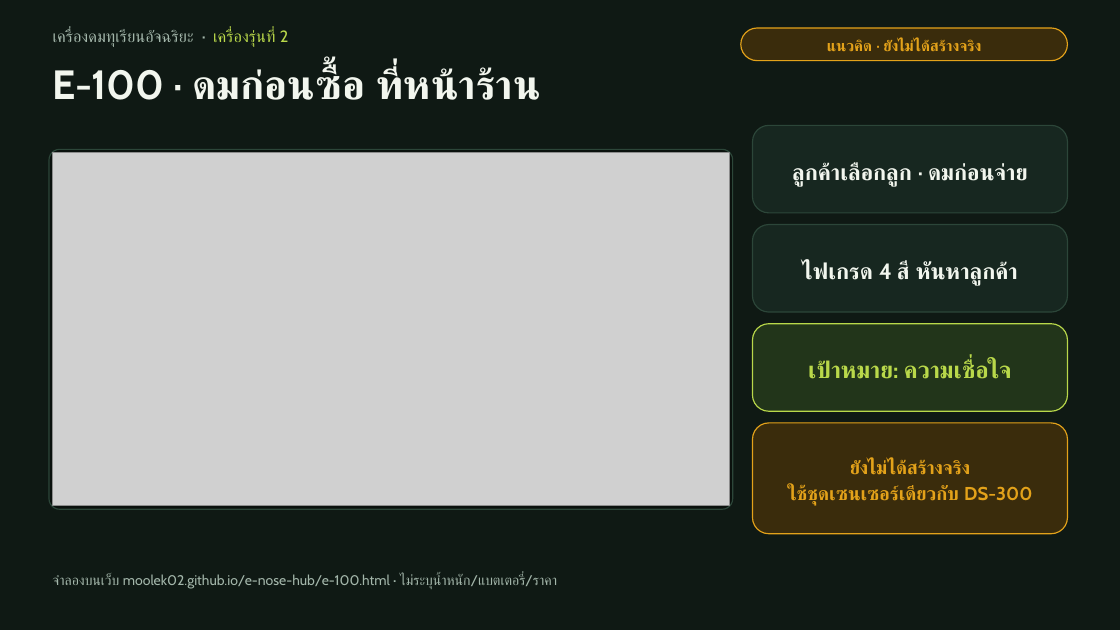
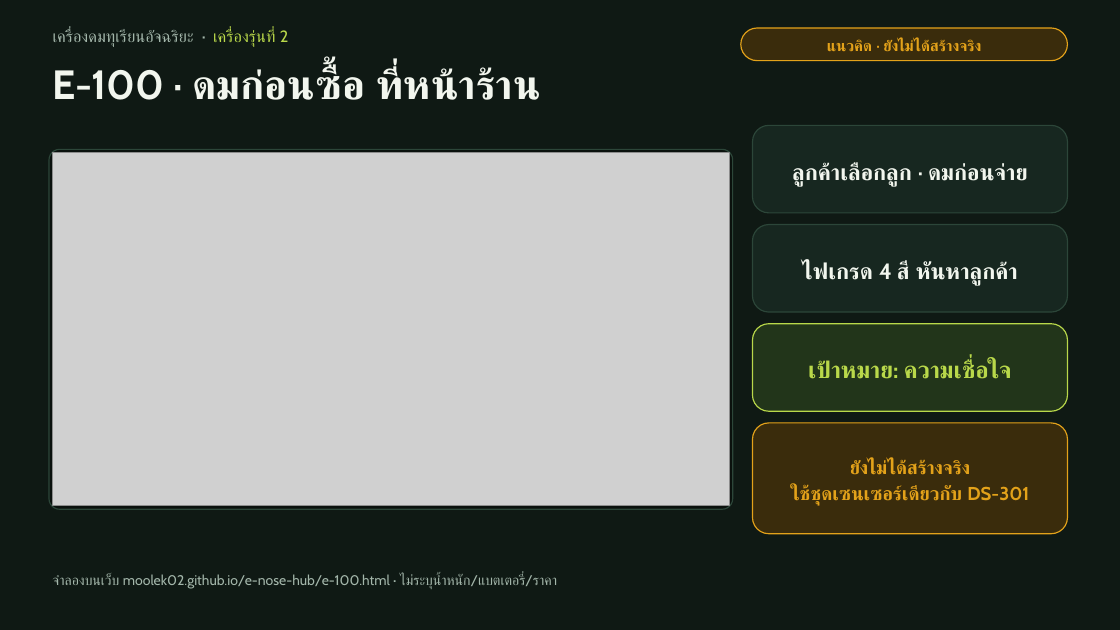
Before and after one commit to moolek02/e-nose-hub, a slide deck: slide 10 of docs/e-nose-pitch-deck-v2.pptx. Drawn at 1120x630 pixels with LibreOffice and Linux fonts; fonts in the diff are those of the drawing; grey boxes stand for pictures. Boxes give left, top, right and bottom in pixels: in the first picture for what was removed or moved away, otherwise in the second. Text is boxed around its words. In the diff, an @@ line names an element or a change of style, - is before the commit and + after.

```diff
--- a/docs/e-nose-pitch-deck-v2.pptx
+++ b/docs/e-nose-pitch-deck-v2.pptx
@@ text at box(791, 486, 1029, 506): text changed @@
-ใช้ชุดเซนเซอร์เดียวกับ DS-300
+ใช้ชุดเซนเซอร์เดียวกับ DS-301
```
Also in this commit, not shown: 10 other slides changed, 4 other files.
